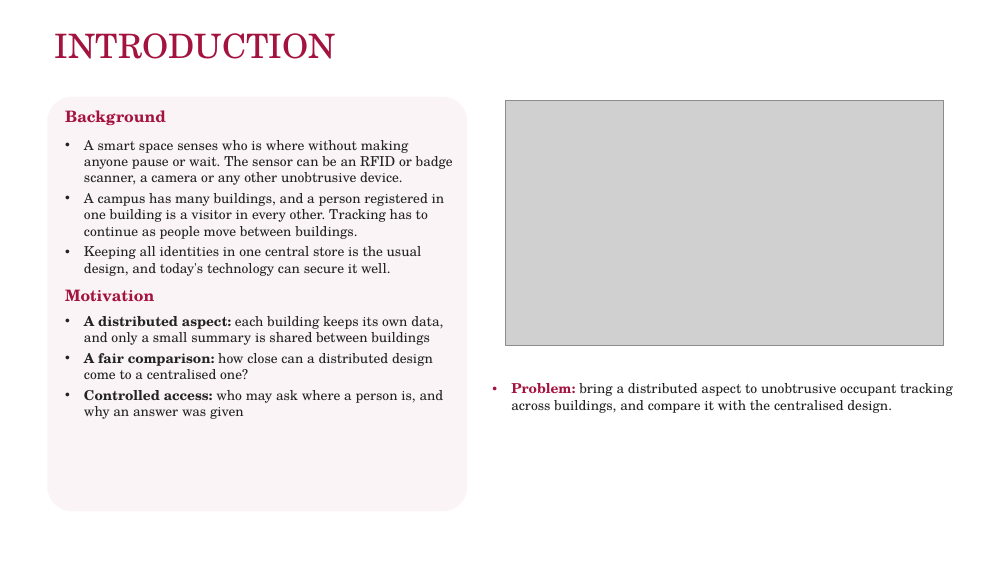
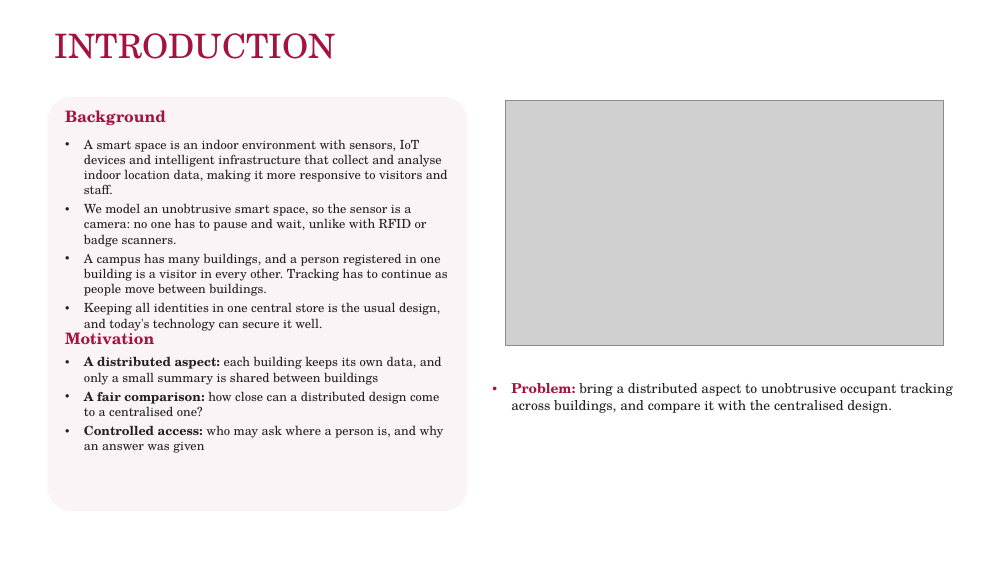
Before and after one commit to yadhu-vipin/Occupant_Tracking_v2, a slide deck: slide 3 of final_review/S7_Final_Review_Group_C3.pptx. Drawn at 1008x567 pixels with LibreOffice and Linux fonts; fonts in the diff are those of the drawing; grey boxes stand for pictures; background and template pictures are left out. Boxes give left, top, right and bottom in pixels: in the first picture for what was removed or moved away, otherwise in the second. Text is boxed around its words. In the diff, an @@ line names an element or a change of style, - is before the commit and + after.

Commit message:
docs: slide 3 defines a smart space properly and says we model an unobtrusive (camera) smart space

```diff
--- a/final_review/S7_Final_Review_Group_C3.pptx
+++ b/final_review/S7_Final_Review_Group_C3.pptx
@@ text at [84, 139, 448, 247]: text changed; size 13 to 12 pt @@
-• A smart space senses who is where without making anyone pause or wait. The sensor can be an RFID or badge scanner, a camera or any other unobtrusive device.
+• A smart space is an indoor environment with sensors, IoT devices and intelligent infrastructure that collect and analyse indoor location data, making it more responsive to visitors and staff.
+• We model an unobtrusive smart space, so the sensor is a camera: no one has to pause and wait, unlike with RFID or badge scanners.
@@ text at [84, 253, 448, 331]: size 13 to 12 pt in "A campus has many buildings, and a ...", "Keeping all identities in one central store ..." @@
@@ text "Motivation" rewrapped from [65, 289, 154, 302] to [65, 328, 154, 345] @@
@@ text "A distributed aspect: each building ...": place and size @@
-text "A distributed aspect: each building ..." at [84, 316, 444, 419]
+text "A distributed aspect: each building ..." at [84, 356, 444, 453]
@@ text "A distributed aspect: each building ..." at [84, 356, 444, 453]: size 13 to 12 pt @@
```
